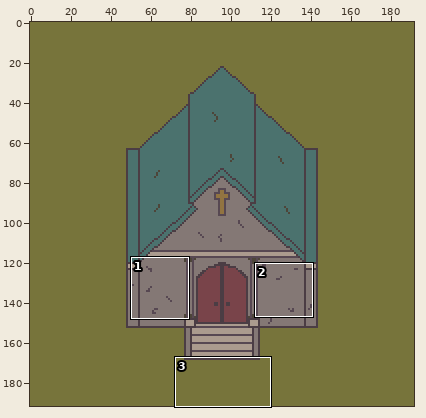
A sprite sheet gets an edit: assets/basic_chapel.png. Above, an overview of the earlier version with the close-up marked.
Close-up. As it was:
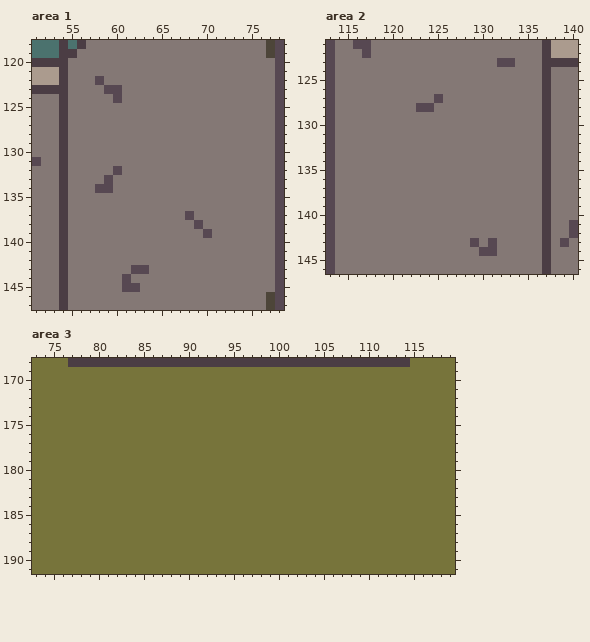
The file is 192x192 pixels. Shown: area 1: x 51..78, y 118..147; area 2: x 113..140, y 121..146; area 3: x 73..119, y 168..191.
And afterwards:
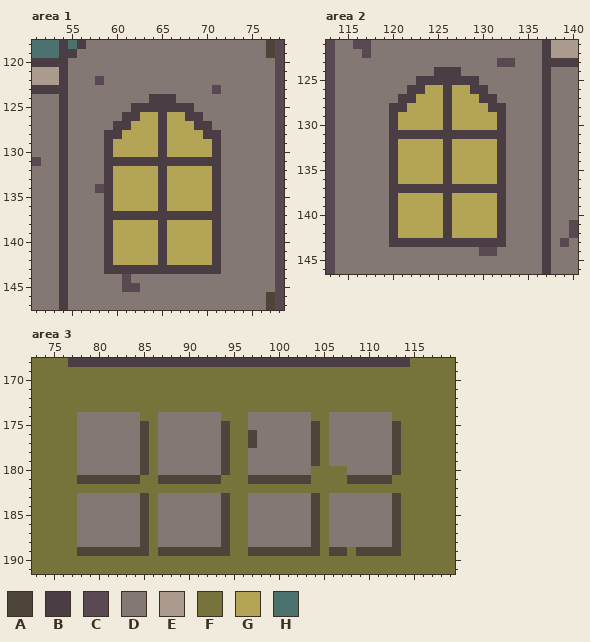
Palette (. is transparent): A #4d4539  B #4b3d44  C #574852  D #847875  E #ab9b8e  F #77743b  G #b3a555  H #4b726e
What changed:
Changed rows in their new state; - is an unchanged pixel.
Area 1:
first column x 59:
123 DD----------C
124 -D---BBB-----
125 ---BBBBBBB---
126 --BBGGBGGBB--
127 -BBGGGBGGGBB-
128 BBGGGGBGGGGBB
129 BGGGGGBGGGGGB
130 BGGGGGBGGGGGB
131 BBBBBBBBBBBBB
132 BGGGGGBGGGGGB
133 BGGGGGBGGGGGB
134 BGGGGGBGGGGGB
135 BGGGGGBGGGGGB
136 BGGGGGBGGGGGB
137 BBBBBBBBBBBBB
138 BGGGGGBGGGGGB
139 BGGGGGBGGGGGB
140 BGGGGGBGGGGGB
141 BGGGGGBGGGGGB
142 BGGGGGBGGGGGB
143 BBBBBBBBBBBBB
Area 2:
first column x 120:
124 -----BBB-----
125 ---BBBBBBB---
126 --BBGGBGGBB--
127 -BBGGGBGGGBB-
128 BBGGGGBGGGGBB
129 BGGGGGBGGGGGB
130 BGGGGGBGGGGGB
131 BBBBBBBBBBBBB
132 BGGGGGBGGGGGB
133 BGGGGGBGGGGGB
134 BGGGGGBGGGGGB
135 BGGGGGBGGGGGB
136 BGGGGGBGGGGGB
137 BBBBBBBBBBBBB
138 BGGGGGBGGGGGB
139 BGGGGGBGGGGGB
140 BGGGGGBGGGGGB
141 BGGGGGBGGGGGB
142 BGGGGGBGGGGGB
143 BBBBBBBBBBBBB
Area 3:
first column x 78:
174 DDDDDDD--DDDDDDD---DDDDDDD--DDDDDDD-
175 DDDDDDDA-DDDDDDDA--DDDDDDDA-DDDDDDDA
176 DDDDDDDA-DDDDDDDA--ADDDDDDA-DDDDDDDA
177 DDDDDDDA-DDDDDDDA--ADDDDDDA-DDDDDDDA
178 DDDDDDDA-DDDDDDDA--DDDDDDDA-DDDDDDDA
179 DDDDDDDA-DDDDDDDA--DDDDDDDA-DDDDDDDA
180 DDDDDDDA-DDDDDDDA--DDDDDDD----DDDDDA
181 AAAAAAA--AAAAAAA---AAAAAAA----AAAAA-
183 DDDDDDDA-DDDDDDDA--DDDDDDDA-DDDDDDDA
184 DDDDDDDA-DDDDDDDA--DDDDDDDA-DDDDDDDA
185 DDDDDDDA-DDDDDDDA--DDDDDDDA-DDDDDDDA
186 DDDDDDDA-DDDDDDDA--DDDDDDDA-DDDDDDDA
187 DDDDDDDA-DDDDDDDA--DDDDDDDA-DDDDDDDA
188 DDDDDDDA-DDDDDDDA--DDDDDDDA-DDDDDDDA
189 AAAAAAAA-AAAAAAAA--AAAAAAAA-AA-AAAAA
Boxes around the changes in both close-ups, in picture pixels (x1, y1, x2, y2):
changed: (104, 85, 221, 274)
changed: (389, 67, 506, 247)
changed: (77, 412, 401, 556)
